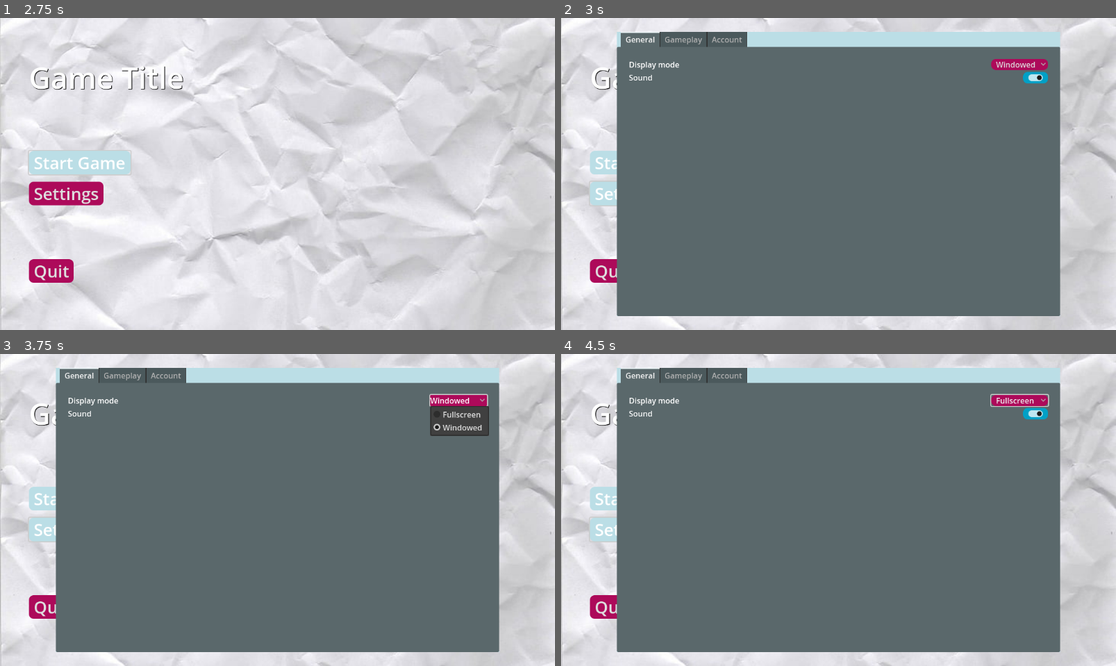
Above: before the commit, frames 1-4 (two rows, left to right).
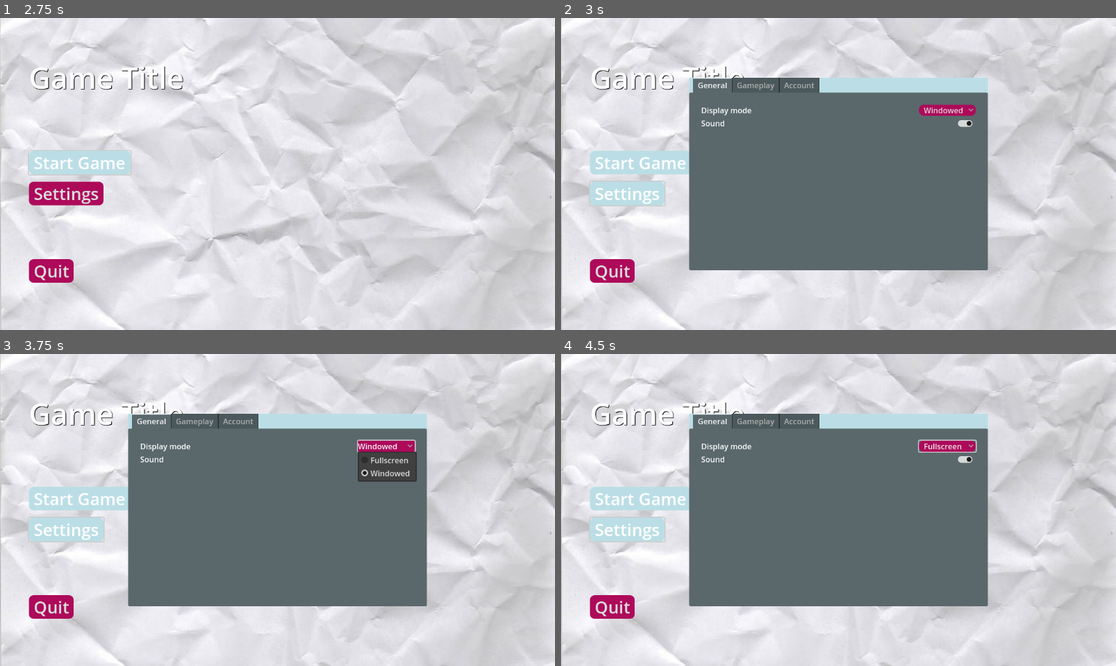
Above: after the commit, the same moments.

Repository: EGheska/GBA
Game: Godot game, scene res://src/gui/main_menu.tscn
Two runs of this game, one before a commit and one after it. Both use one fixed random seed, a clock stepped at 60 frames per second and the inputs below.
Inputs (mouse positions are in pixels of both pictures, inside the frame that each line leads up to; where the layout moved, square brackets give the same spot in the first picture):
- Up to frame 1 (2.75 s): click "Start Game" at 0.5 s; click "Start Game" at 1.25 s; click "Start Game" at 2 s
- Up to frame 2 (3 s): click "Settings" at 2.75 s
- Up to frame 3 (3.75 s): click "Windowed" at 3.5 s
- Up to frame 4 (4.5 s): click (966, 460) [1038, 413] at 4.25 s

Frame 1 is identical in both runs. In frame 2, 41% of the frame differs, in the area x 10-90%, y 4-96%; in frame 3, 42%; in frame 4, 41%.

Commit message:
Settings popup now centered after change the resolution

Diff:
--- a/src/gui/main_menu.tscn
+++ b/src/gui/main_menu.tscn
@@ -165,5 +165,6 @@
 [node name="SettingsMenu" parent="." instance=ExtResource("1_cmkqd")]
 visible = false
 
+[connection signal="ready" from="." to="." method="_on_ready"]
 [connection signal="toggled" from="Menu/MarginContainer/VBoxContainer/SettingsButton" to="." method="_on_settings_button_toggled"]
 [connection signal="toggled" from="Menu/MarginContainer/VBoxContainer/QuitButton" to="." method="_on_quit_button_toggled"]
--- a/src/gui/settings_menu.gd
+++ b/src/gui/settings_menu.gd
@@ -10,8 +10,7 @@
 @onready var help_button = $SettingsTab/Gameplay/MarginContainer/GameplaySettings/HelpCheckButton
 # Account Settings
 @onready var skills_menu = $SettingsTab/Account/MarginContainer/GeneralSettings/SkillsmenuButton
-
-
+@onready var PopUp = $"."
 
 func _ready():
 	pass
@@ -20,8 +19,10 @@
 func _on_display_mode_button_item_selected(index):
 	if index == 0:
 		DisplayServer.window_set_mode(DisplayServer.WINDOW_MODE_FULLSCREEN)
+		PopUp.popup_centered()
 	else:
 		DisplayServer.window_set_mode(DisplayServer.WINDOW_MODE_WINDOWED)
+		PopUp.popup_centered()
 
 
 
--- a/src/gui/settings_menu.tscn
+++ b/src/gui/settings_menu.tscn
@@ -26,9 +26,9 @@
 
 [node name="SettingsMenu" type="Popup"]
 position = Vector2i(214, 33)
-size = Vector2i(920, 590)
+size = Vector2i(620, 400)
 visible = true
-min_size = Vector2i(920, 590)
+min_size = Vector2i(620, 400)
 script = ExtResource("1_q8eo4")
 
 [node name="Background" type="ColorRect" parent="."]
@@ -90,9 +90,6 @@
 [node name="CheckButton" type="CheckButton" parent="SettingsTab/General/MarginContainer/GeneralSettings"]
 layout_mode = 2
 size_flags_horizontal = 10
-theme_override_styles/normal = SubResource("StyleBoxFlat_2byqy")
-theme_override_styles/pressed = SubResource("StyleBoxFlat_5sht0")
-theme_override_styles/disabled = SubResource("StyleBoxFlat_vpqtk")
 button_pressed = true
 
 [node name="Gameplay" type="TabBar" parent="SettingsTab"]
